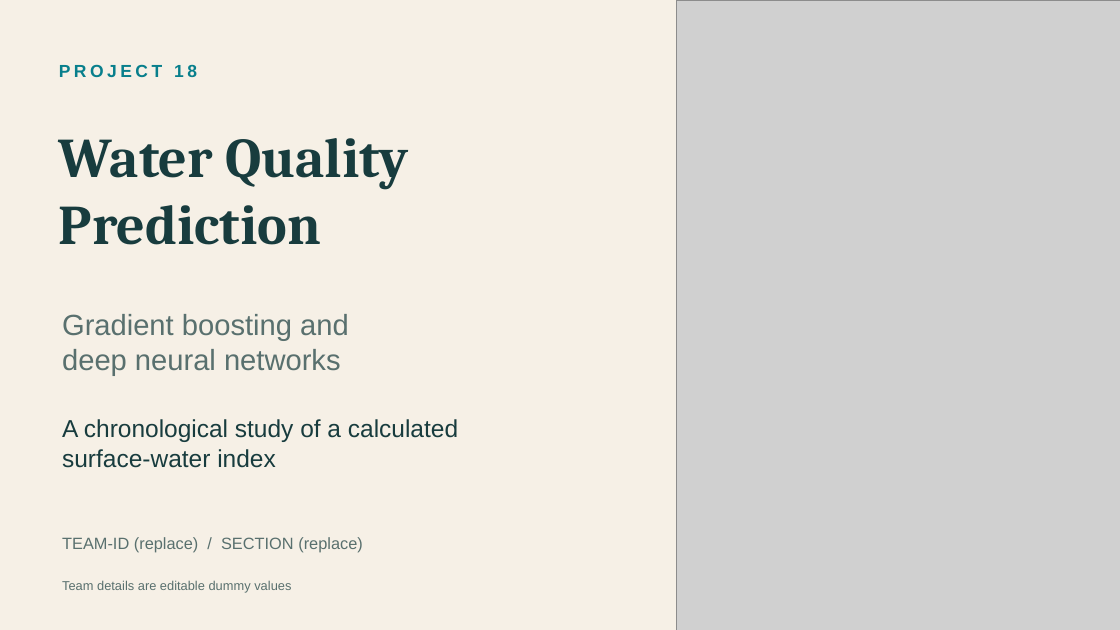
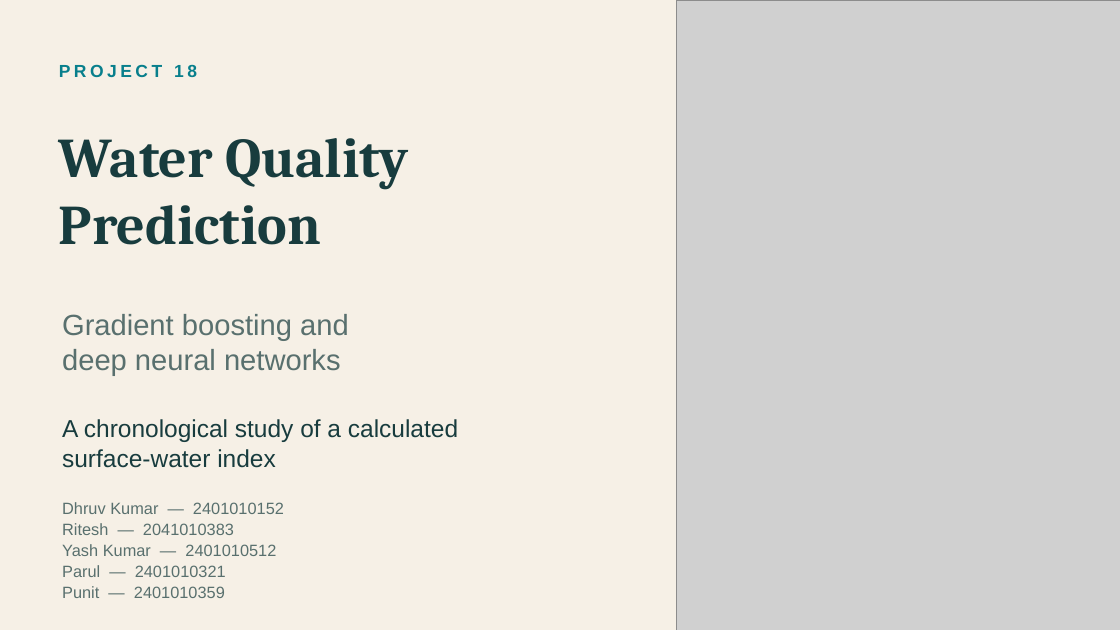
Before and after one commit to hypnoastic/Water_Quality_Prediction, a slide deck: slide 1 of Reports/Water_Quality_Prediction.pptx. Drawn at 1120x630 pixels with LibreOffice and Linux fonts; fonts in the diff are those of the drawing; grey boxes stand for pictures. Boxes give left, top, right and bottom in pixels: in the first picture for what was removed or moved away, otherwise in the second. Text is boxed around its words. In the diff, an @@ line names an element or a change of style, - is before the commit and + after.

Commit message:
Replace dummy team identities with final five-member team

```diff
--- a/Reports/Water_Quality_Prediction.pptx
+++ b/Reports/Water_Quality_Prediction.pptx
@@ text at bbox=[62, 502, 284, 598]: text changed @@
-TEAM-ID (replace) / SECTION (replace)
+Dhruv Kumar — 2401010152
+Ritesh — 2041010383
+Yash Kumar — 2401010512
+Parul — 2401010321
+Punit — 2401010359
@@ text removed at bbox=[62, 580, 291, 593] @@
-Team details are editable dummy values
```
Also in this commit, not shown: 7 other files.
